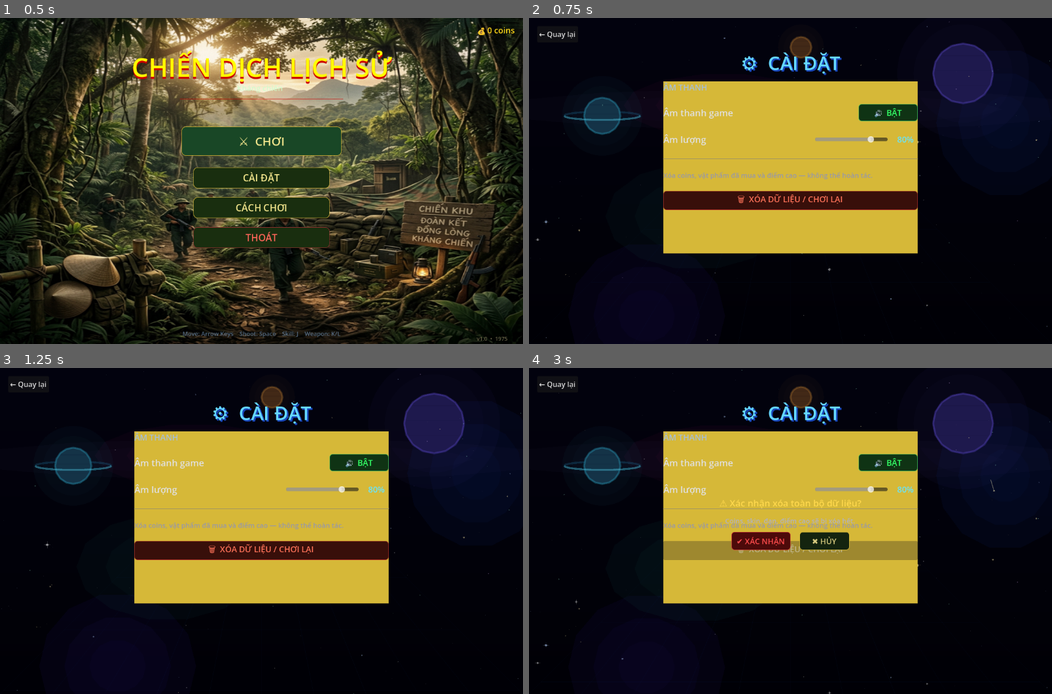
Above: before the commit, frames 1-4 (two rows, left to right).
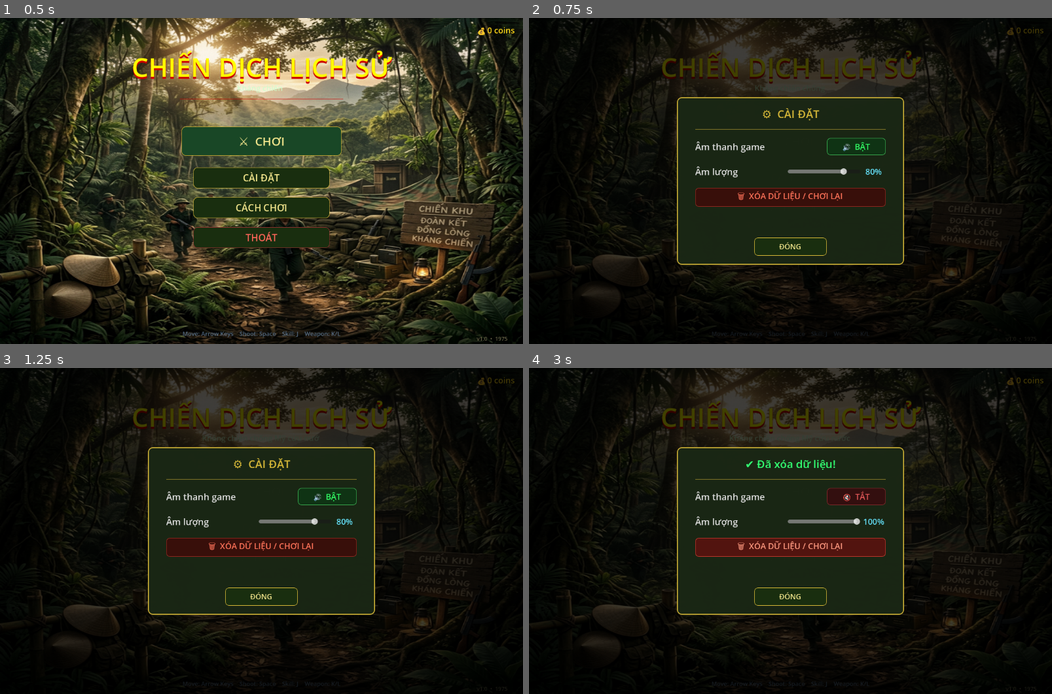
Above: after the commit, the same moments.

Repository: dangkhoa31204/alien-shooter
Game: Godot game, scene res://scenes/menu.tscn
Two runs of this game, one before a commit and one after it. Both use one fixed random seed, a clock stepped at 60 frames per second and the inputs below.
Inputs:
- Up to frame 1 (0.5 s): no input
- Up to frame 2 (0.75 s): click "CÀI ĐẶT" at 0.5 s
- Up to frame 3 (1.25 s): no input
- Up to frame 4 (3 s): click "🔊 BẬT" at 1.25 s; click "🔇 TẮT" at 2 s; click "🗑 XÓA DỮ LIỆU / CHƠI LẠI" at 2.75 s

Frame 1 is identical in both runs. In frame 2, 44% of the frame differs, in the area x 0-100%, y 0-100%; in frame 3, 44%; in frame 4, 45%.

Commit message:
thay đổi setting thành  popup setting

Diff:
--- a/scripts/menu.gd
+++ b/scripts/menu.gd
@@ -50,6 +50,7 @@
 	_add_quit_button()
 	_add_how_to_play_button()
 	_add_how_to_play_popup()
+	_add_settings_popup()
 	_style_coin_label()
 	_add_version_label()
 	_refresh_coins()
@@ -289,8 +290,193 @@
 
 func _on_settings_pressed() -> void:
 	Audio.play("button_click")
-	get_tree().change_scene_to_file("res://scenes/settings.tscn")
+	var popup = get_node_or_null("UI/SettingsPopup")
+	if popup:
+		var ui = get_node_or_null("UI")
+		if ui: ui.move_child(popup, -1)
+		popup.show()
 
 func _on_themes_pressed() -> void:
 	Audio.play("button_click")
 	get_tree().change_scene_to_file("res://scenes/themes.tscn")
+
+func _add_settings_popup() -> void:
+	var ui = get_node_or_null("UI")
+	if not ui: return
+
+	var popup = Control.new()
+	popup.name = "SettingsPopup"
+	popup.visible = false
+	popup.size = Vector2(1152, 720)
+	ui.add_child(popup)
+
+	# Ensure it's on top of other siblings
+	ui.move_child(popup, -1)
+
+	# Dim background
+	var dim = ColorRect.new()
+	dim.size = popup.size
+	dim.color = Color(0, 0, 0, 0.75)
+	popup.add_child(dim)
+
+	# Panel
+	var bg_panel = Panel.new()
+	bg_panel.size = Vector2(500, 370)
+	bg_panel.position = (popup.size - bg_panel.size) * 0.5
+	var sbox = StyleBoxFlat.new()
+	sbox.bg_color = Color(0.1, 0.15, 0.08, 0.98) # Dark military green
+	sbox.border_color = Color(0.84, 0.72, 0.22) # Gold
+	sbox.border_width_left = 2; sbox.border_width_right = 2
+	sbox.border_width_top = 2; sbox.border_width_bottom = 2
+	sbox.set_corner_radius_all(10)
+	bg_panel.add_theme_stylebox_override("panel", sbox)
+	popup.add_child(bg_panel)
+
+	# Title
+	var title = Label.new()
+	title.text = "⚙  CÀI ĐẶT"
+	title.position = Vector2(20, 20)
+	title.size = Vector2(460, 40)
+	title.add_theme_font_size_override("font_size", 24)
+	title.add_theme_color_override("font_color", Color(0.84, 0.72, 0.22))
+	title.horizontal_alignment = HORIZONTAL_ALIGNMENT_CENTER
+	bg_panel.add_child(title)
+
+	# Separator
+	var sep = ColorRect.new()
+	sep.position = Vector2(40, 70)
+	sep.size = Vector2(420, 2)
+	sep.color = Color(0.84, 0.72, 0.22, 0.5)
+	bg_panel.add_child(sep)
+
+	# Content Container
+	var content_vbox = VBoxContainer.new()
+	content_vbox.position = Vector2(40, 90)
+	content_vbox.size = Vector2(420, 200)
+	content_vbox.add_theme_constant_override("separation", 20)
+	bg_panel.add_child(content_vbox)
+
+	# --- Sound Toggle Row ---
+	var sound_row = HBoxContainer.new()
+
+	var sound_lbl = Label.new()
+	sound_lbl.text = "Âm thanh game"
+	sound_lbl.add_theme_color_override("font_color", Color(0.88, 0.88, 0.88))
+	sound_lbl.add_theme_font_size_override("font_size", 20)
+	sound_lbl.size_flags_horizontal = Control.SIZE_EXPAND_FILL
+
+	var sound_btn = Button.new()
+	sound_btn.name = "SoundBtn"
+	sound_btn.custom_minimum_size = Vector2(130, 38)
+	sound_btn.add_theme_font_size_override("font_size", 18)
+
+	sound_row.add_child(sound_lbl)
+	sound_row.add_child(sound_btn)
+	content_vbox.add_child(sound_row)
+
+	# --- Volume Row ---
+	var vol_row = HBoxContainer.new()
+
+	var vol_lbl = Label.new()
+	vol_lbl.text = "Âm lượng"
+	vol_lbl.add_theme_color_override("font_color", Color(0.88, 0.88, 0.88))
+	vol_lbl.add_theme_font_size_override("font_size", 20)
+	vol_lbl.size_flags_horizontal = Control.SIZE_EXPAND_FILL
+
+	var vol_slider = HSlider.new()
+	vol_slider.name = "VolumeSlider"
+	vol_slider.custom_minimum_size = Vector2(160, 32)
+	vol_slider.size_flags_vertical = Control.SIZE_SHRINK_CENTER
+	vol_slider.min_value = 0.0
+	vol_slider.max_value = 100.0
+	vol_slider.value = PlayerData.volume * 100.0
+
+	var vol_val_lbl = Label.new()
+	vol_val_lbl.name = "VolumeValueLabel"
+	vol_val_lbl.custom_minimum_size = Vector2(52, 0)
+	vol_val_lbl.add_theme_color_override("font_color", Color(0.4, 0.9, 1.0))
+	vol_val_lbl.add_theme_font_size_override("font_size", 18)
+	vol_val_lbl.horizontal_alignment = HORIZONTAL_ALIGNMENT_CENTER
+	vol_val_lbl.text = "%d%%" % int(vol_slider.value)
+
+	vol_row.add_child(vol_lbl)
+	vol_row.add_child(vol_slider)
+	vol_row.add_child(vol_val_lbl)
+	content_vbox.add_child(vol_row)
+
+	var reset_btn = Button.new()
+	reset_btn.name = "ResetBtn"
+	reset_btn.custom_minimum_size = Vector2(220, 42)
+	reset_btn.add_theme_font_size_override("font_size", 18)
+	reset_btn.text = "🗑  XÓA DỮ LIỆU / CHƠI LẠI"
+	reset_btn.add_theme_color_override("font_color",       Color(1.0, 0.45, 0.35))
+	reset_btn.add_theme_color_override("font_hover_color", Color(1.0, 0.6, 0.5))
+	reset_btn.add_theme_stylebox_override("normal",  _make_btn_style(Color(0.22,0.06,0.04), Color(0.65,0.18,0.14)))
+	reset_btn.add_theme_stylebox_override("hover",   _make_btn_style(Color(0.32,0.08,0.06), Color(0.85,0.25,0.20)))
+	reset_btn.add_theme_stylebox_override("pressed", _make_btn_style(Color(0.14,0.04,0.03), Color(0.65,0.18,0.14)))
+	content_vbox.add_child(reset_btn)
+
+	reset_btn.pressed.connect(func():
+		Audio.play("button_click")
+		PlayerData.reset_data()
+		HighScore.reset_scores()
+		sound_btn.text = "🔇  TẮT"
+		sound_btn.add_theme_color_override("font_color", Color(0.9, 0.35, 0.35))
+		sound_btn.add_theme_stylebox_override("normal", _make_btn_style(Color(0.20,0.06,0.06), Color(0.55,0.18,0.18)))
+		sound_btn.add_theme_stylebox_override("hover",  _make_btn_style(Color(0.28,0.08,0.08), Color(0.70,0.25,0.25)))
+		AudioServer.set_bus_mute(AudioServer.get_bus_index("Master"), true)
+		Audio.refresh_music()
+		Audio.refresh_menu_music()
+		vol_slider.value = 100.0
+		vol_val_lbl.text = "100%"
+		_refresh_coins()
+		var title_prev = title.text
+		title.text = "✔ Đã xóa dữ liệu!"
+		title.add_theme_color_override("font_color", Color(0.2, 1.0, 0.45))
+		await get_tree().create_timer(1.5).timeout
+		title.text = title_prev
+		title.add_theme_color_override("font_color", Color(0.84, 0.72, 0.22))
+	)
+
+	# --- Signals and Styling ---
+	var update_sound_btn = func(on: bool):
+		sound_btn.text = "🔊  BẬT" if on else "🔇  TẮT"
+		if on:
+			sound_btn.add_theme_color_override("font_color", Color(0.2, 1.0, 0.4))
+			sound_btn.add_theme_stylebox_override("normal", _make_btn_style(Color(0.06,0.20,0.08), Color(0.25,0.75,0.35)))
+			sound_btn.add_theme_stylebox_override("hover",  _make_btn_style(Color(0.10,0.28,0.12), Color(0.35,0.90,0.45)))
+		else:
+			sound_btn.add_theme_color_override("font_color", Color(0.9, 0.35, 0.35))
+			sound_btn.add_theme_stylebox_override("normal", _make_btn_style(Color(0.20,0.06,0.06), Color(0.55,0.18,0.18)))
+			sound_btn.add_theme_stylebox_override("hover",  _make_btn_style(Color(0.28,0.08,0.08), Color(0.70,0.25,0.25)))
+
+	update_sound_btn.call(PlayerData.sound_enabled)
+
+	sound_btn.pressed.connect(func():
+		Audio.play("button_click")
+		PlayerData.sound_enabled = not PlayerData.sound_enabled
+		PlayerData.save_data()
+		update_sound_btn.call(PlayerData.sound_enabled)
+		AudioServer.set_bus_mute(AudioServer.get_bus_index("Master"), not PlayerData.sound_enabled)
+		Audio.refresh_music()
+		Audio.refresh_menu_music()
+	)
+
+	vol_slider.value_changed.connect(func(val: float):
+		PlayerData.volume = val / 100.0
+		PlayerData.apply_volume()
+		PlayerData.save_data()
+		vol_val_lbl.text = "%d%%" % int(val)
+	)
+
+	# Close Button
+	var close_btn = Button.new()
+	close_btn.text = "ĐÓNG"
+	close_btn.size = Vector2(160, 40)
+	close_btn.position = Vector2(170, 310)
+	_apply_btn_style(close_btn, C_OLIVE, C_GOLD)
+	close_btn.pressed.connect(func():
+		Audio.play("button_click")
+		popup.hide()
+	)
+	bg_panel.add_child(close_btn)
Not shown, changed: scripts/settings.gd.uid
